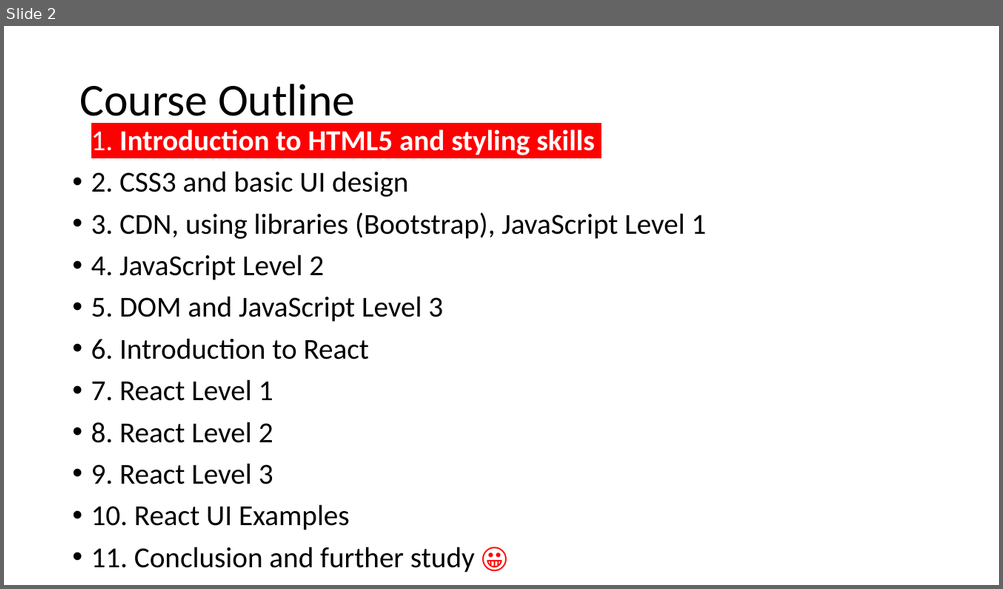
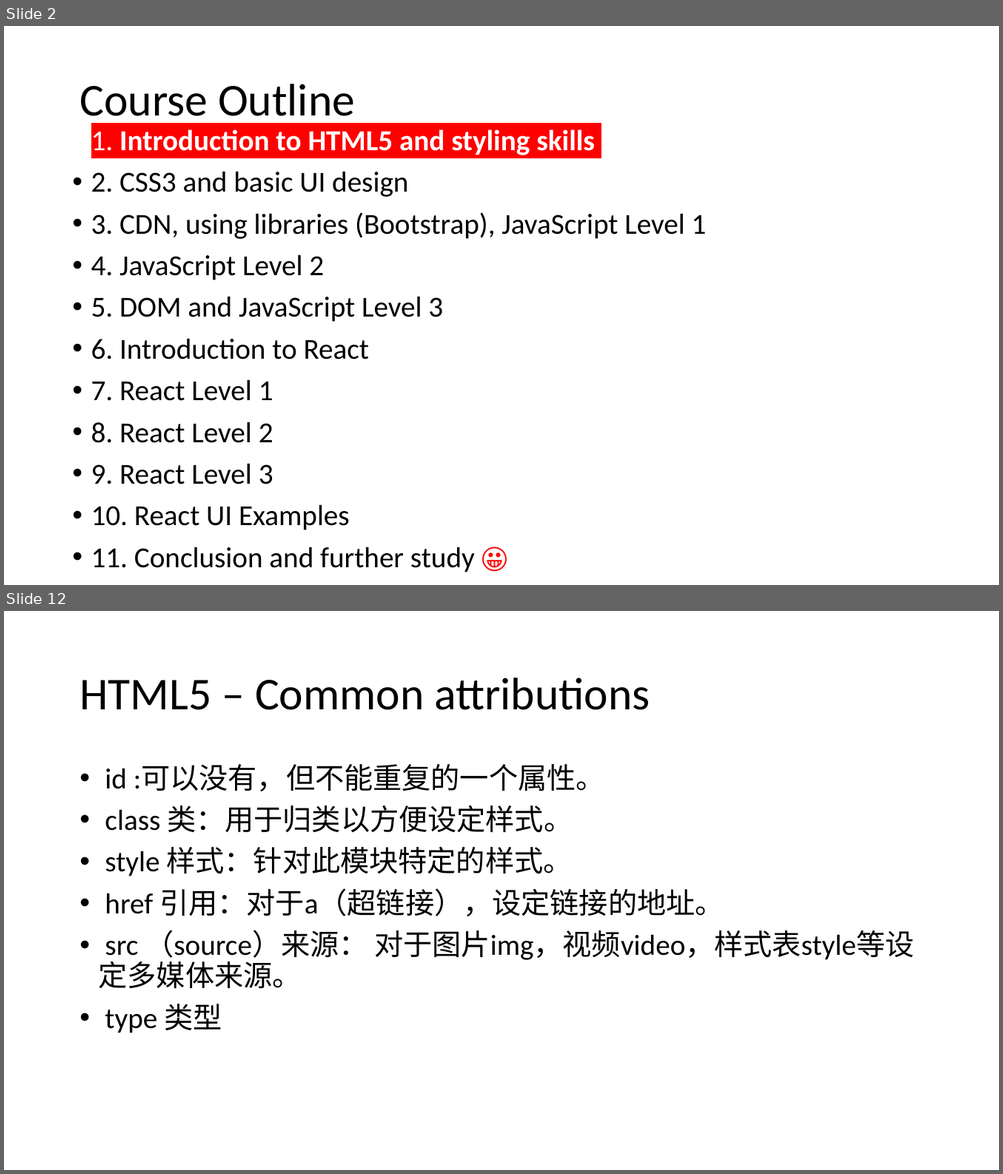
Before and after one commit to PolarisStudio/LGUReact, a slide deck: L1.pptx. Shown one above the other, each under a label of ours: slide 2 before the commit, slides 2 and 12 after it; the slides between them are not shown. The pictures are 1003x589 and 1003x1174 pixels, drawn with LibreOffice and Linux fonts; fonts in the diff are those of the drawing. Boxes give left, top, right and bottom in pixels: in the first picture for what was removed or moved away, otherwise in the second. Text is boxed around its words. In the diff, an @@ line names an element or a change of style, - is before the commit and + after.

```diff
--- a/L1.pptx
+++ b/L1.pptx
@@ slide 12 added at bbox=[4, 611, 999, 1170], background #FFFFFF @@
@@ title added at bbox=[79, 678, 649, 710], 44 pt, text #000000 @@
+HTML5 – Common attributions
@@ text added at bbox=[99, 764, 913, 1034], 28 pt, text #000000 @@
+• id :可以没有，但不能重复的一个属性。
+• class 类：用于归类以方便设定样式。
+• style 样式：针对此模块特定的样式。
+• href 引用：对于a（超链接），设定链接的地址。
+• src （source）来源： 对于图片img，视频video，样式表style等设定多媒体来源。
+• type 类型
```
Also in this commit, not shown: 19 other slides added, 1 slide removed.
